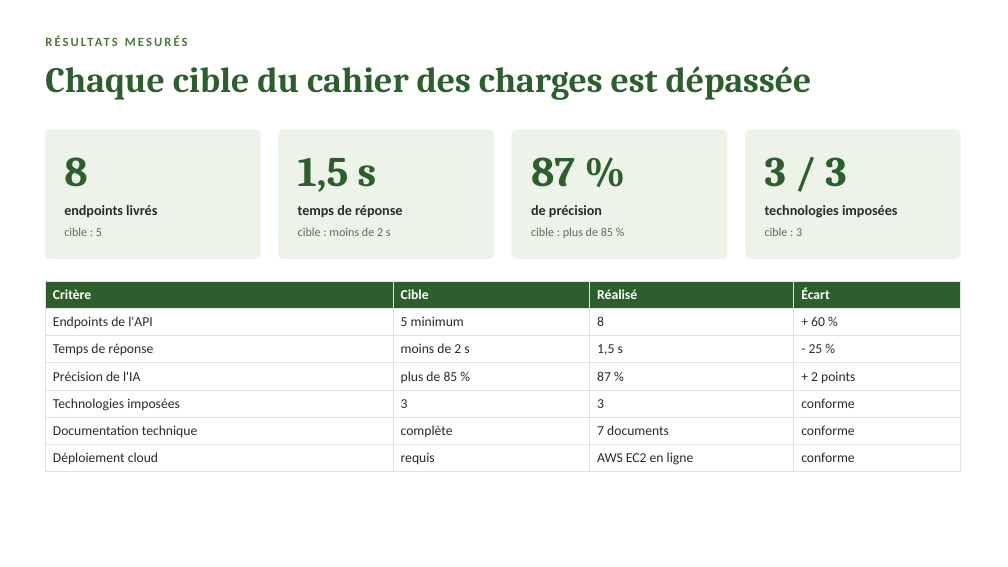
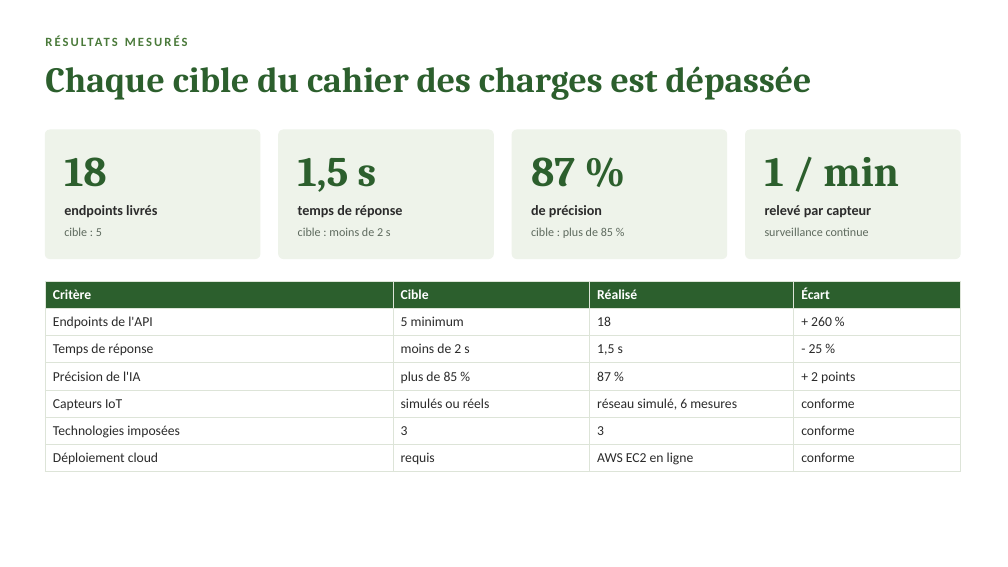
Before and after one commit to Antonito35/diagnositique-plante, a slide deck: slide 13 of SOUTENANCE.pptx (slide 12 before the commit). Drawn at 1008x567 pixels with LibreOffice and Linux fonts; fonts in the diff are those of the drawing. Boxes give left, top, right and bottom in pixels: in the first picture for what was removed or moved away, otherwise in the second. Text is boxed around its words. In the diff, an @@ line names an element or a change of style, - is before the commit and + after.

```diff
--- a/SOUTENANCE.pptx
+++ b/SOUTENANCE.pptx
@@ text at (64, 157, 107, 187): text changed @@
-8
+18
@@ text at (765, 157, 899, 186): text changed @@
-3 / 3
+1 / min
@@ text at (765, 205, 872, 218): text changed @@
-technologies imposées
+relevé par capteur
@@ text at (765, 227, 869, 236): text changed @@
-cible : 3
+surveillance continue
@@ table at (45, 281, 960, 469) @@
-row 2, column 3: 8
+row 2, column 3: 18
-row 2, column 4: + 60 %
+row 2, column 4: + 260 %
+row 5: Capteurs IoT | simulés ou réels | réseau simulé, 6 mesures | conforme
-row 6: Documentation technique | complète | 7 documents | conforme
```
Also in this commit, not shown: 5 other slides changed, 2 slides added, 1 slide removed, 1 other file.
